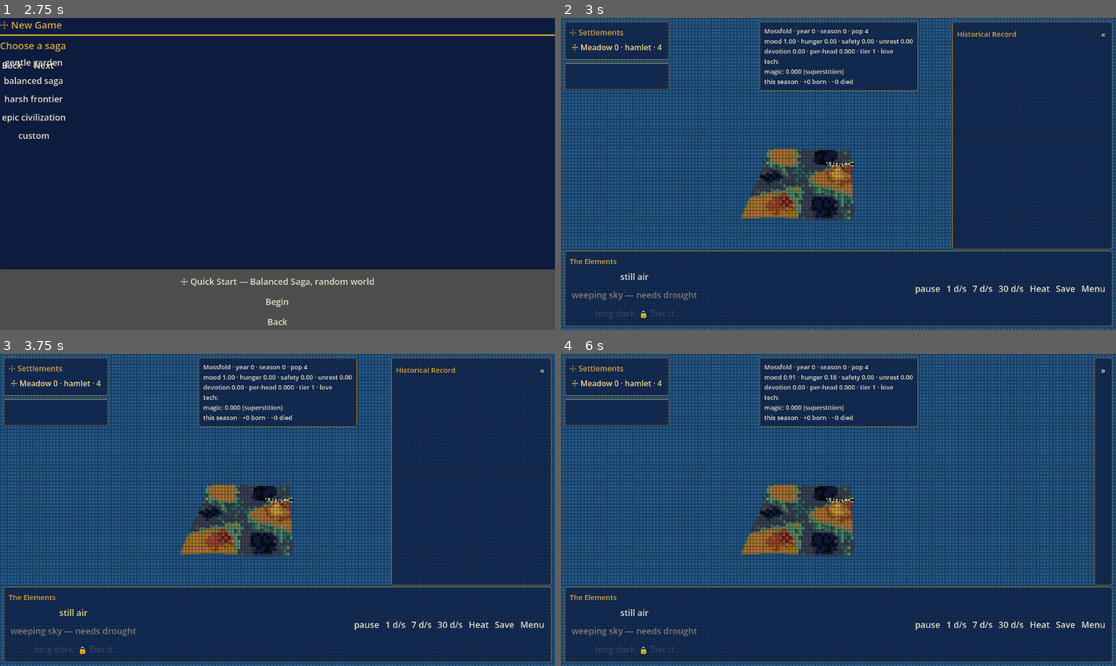
Above: before the commit, frames 1-4 (two rows, left to right).
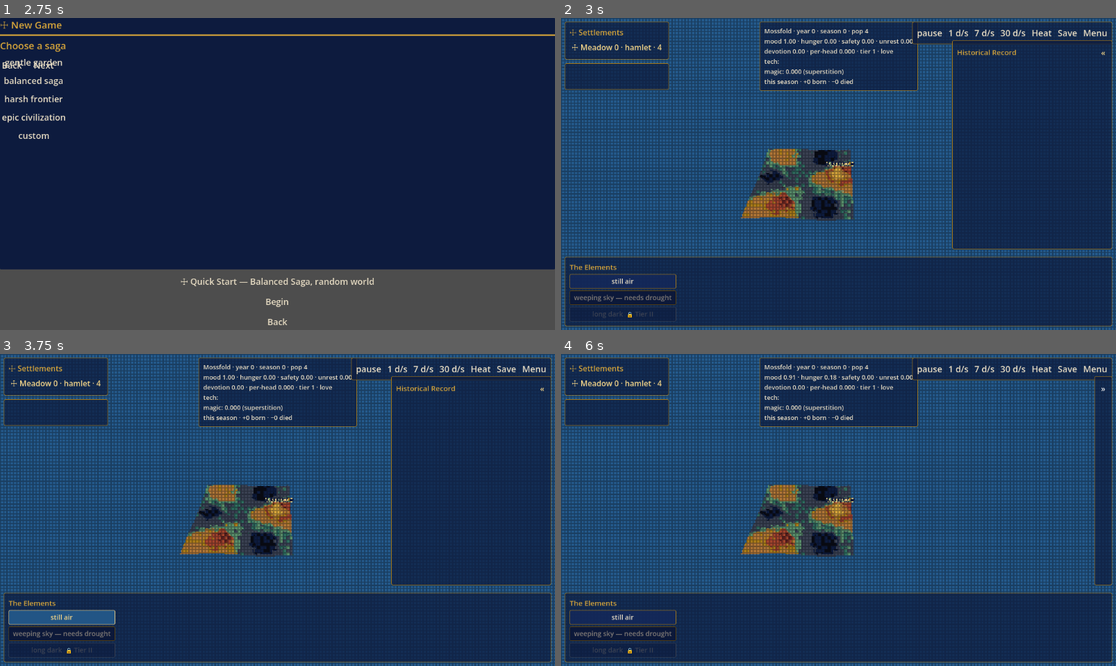
Above: after the commit, the same moments.

Repository: khuzul2/gnome-colony
Game: Godot game, scene res://presentation/main.tscn
Same seed, same stepped clock (60 frames per second), same inputs: the game is played once before the commit and once after it.
Inputs:
- Up to frame 1 (2.75 s): click "Load Game" at 0.5 s; click "Back" at 1.25 s; click "New Game" at 2 s
- Up to frame 2 (3 s): click "☩ Quick Start — Balanced Saga…" at 2.75 s
- Up to frame 3 (3.75 s): click "still air" at 3.5 s
- Up to frame 4 (6 s): click "weeping sky — needs drought" at 4.25 s; click "☩ Meadow 0 · hamlet · 4" at 5 s; click "«" at 5.75 s

Frame 1 is identical in both runs. In frame 2, 4.6% of the frame differs, in the area x 0-100%, y 1-97%; in frame 3, 5.3%; in frame 4, 6.0%.

Commit message:
HUD: fix broken casting + proper action bar (buttons, hints, controls split out)
CRITICAL regression fix: the anchored HUD made screens["run"] full-rect, and a
Control defaults to MOUSE_FILTER_STOP — so the run screen swallowed every click
before RunView._unhandled_input could world-target, making the game unplayable
(no act could be cast). screens["run"] is now MOUSE_FILTER_IGNORE so open-ground
clicks fall through while the HUD panes still consume their own. Guarded by a
test (steering-broken regression).

HUD reorganization (playtest feedback 2026-07-06):
- Action bar is now ACTS ONLY. Each act is a real bordered Ravenna button
  (RavennaUI.skin_action_button — gold-edged tessera, gold-lit on hover, slate
  when locked) instead of flat text, so every action reads as its own button.
- Each act button gains a diegetic hover hint (InfluencePanel.ACT_HINTS) saying
  what the deed DOES, then its status (tier lock / precondition / ready).
- The pace/heat/save/menu system controls move OUT of the action bar into a
  dedicated top-right control strip (HudFrame.control_strip); the Historical
  Record drops below it. Palette gains DEEP_LAPIS/MID_BLUE aliases.

Affected suites green (62/62 incl. the casting guard), lint clean, run_view under
the 1000-line cap. sim/ untouched.

Co-Authored-By: Claude Opus 4.8 <noreply@anthropic.com>

Diff:
--- a/presentation/render/palette.gd
+++ b/presentation/render/palette.gd
@@ -29,6 +29,8 @@
 
 ## Named indices the render code references by role (readability only).
 const NIGHT_LAPIS := 0
+const DEEP_LAPIS := 1
+const MID_BLUE := 2
 const GOLD_DEEP := 6
 const GOLD := 7
 const GOLD_LIT := 8
--- a/presentation/shell/game_shell.gd
+++ b/presentation/shell/game_shell.gd
@@ -344,6 +344,12 @@
 	# The run screen hosts the anchored HUD frame [user request 2026-07-06], so it
 	# must fill the viewport for the HUD's edge-anchored panes to land correctly.
 	screens["run"].set_anchors_and_offsets_preset(Control.PRESET_FULL_RECT)
+	# CRITICAL [regression fix 2026-07-06]: a full-rect Control defaults to
+	# MOUSE_FILTER_STOP, which would swallow EVERY click over the whole screen —
+	# killing world-targeting so no act can ever be cast (the HUD redesign's
+	# steering-broken regression). IGNORE lets clicks on open ground fall through to
+	# RunView._unhandled_input; the HUD panes (descendants) still consume their own.
+	screens["run"].mouse_filter = Control.MOUSE_FILTER_IGNORE
 	for key in screens:
 		if screens[key].get_parent() == null:
 			_ui.add_child(screens[key])
--- a/presentation/ui/hud/hud_frame.gd
+++ b/presentation/ui/hud/hud_frame.gd
@@ -19,6 +19,9 @@
 ## Historical Record doesn't run under it. A presentation estimate (the bar's
 ## height is dynamic); the panes are translucent so a small overlap is harmless.
 const ACTION_CLEAR := 168.0
+## Vertical clearance the Historical Record leaves at the top for the control strip
+## (pause/speed/save/menu), which shares the top-right corner. Presentation number.
+const CONTROL_CLEAR := 46.0
 
 ## The collapsible Historical Record — the frame owns it; RunView reads .feed.
 var history: HistoryPanel
@@ -30,6 +33,9 @@
 var _stats_slot: VBoxContainer
 var _left_slot: VBoxContainer
 var _action_slot: HBoxContainer
+## The top-right system-control strip [user request 2026-07-06]: pace/save/menu live
+## HERE, so the bottom action bar is dedicated to phenomenon acts ALONE.
+var _controls_slot: HBoxContainer
 
 
 func _init() -> void:
@@ -40,6 +46,7 @@
 	set_anchors_and_offsets_preset(Control.PRESET_FULL_RECT)
 	_build_left_column()
 	_build_stats_pane()
+	_build_control_strip()
 	_build_history()
 	_build_action_bar()
 	_build_reject_banner()
@@ -69,11 +76,33 @@
 	add_child(pane)
 
 
-## The Historical Record hugs the RIGHT edge at a fixed width, spanning from the top
-## margin down to the action bar's clearance. Both horizontal anchors sit at 1.0 and
-## grow_horizontal = BEGIN, so the pane extends LEFT from the right edge (the default
-## END grow would push it off-screen); offset_left sets the width and the collapse
-## toggle narrows it (HistoryPanel.set_collapsed).
+## The top-right system-control strip [user request 2026-07-06]: game pace, the heat
+## toggle, Save and Menu — deliberately SEPARATE from the action bar so the bottom is
+## acts only. Anchored to the top-right corner, growing left/down into view.
+func _build_control_strip() -> void:
+	var pane := PanelContainer.new()
+	pane.name = "control_strip"
+	RavennaUI.skin_hud_panel(pane, 6.0)
+	pane.anchor_left = 1.0
+	pane.anchor_top = 0.0
+	pane.anchor_right = 1.0
+	pane.anchor_bottom = 0.0
+	pane.grow_horizontal = Control.GROW_DIRECTION_BEGIN
+	pane.grow_vertical = Control.GROW_DIRECTION_END
+	pane.offset_right = -MARGIN
+	pane.offset_top = MARGIN
+	_controls_slot = HBoxContainer.new()
+	_controls_slot.name = "controls_slot"
+	_controls_slot.add_theme_constant_override("separation", int(MARGIN))
+	pane.add_child(_controls_slot)
+	add_child(pane)
+
+
+## The Historical Record hugs the RIGHT edge at a fixed width, spanning from below the
+## control strip down to the action bar's clearance. Both horizontal anchors sit at
+## 1.0 and grow_horizontal = BEGIN, so the pane extends LEFT from the right edge (the
+## default END grow would push it off-screen); offset_left sets the width and the
+## collapse toggle narrows it (HistoryPanel.set_collapsed).
 func _build_history() -> void:
 	history = HistoryPanel.new()
 	history.anchor_left = 1.0
@@ -83,7 +112,7 @@
 	history.grow_horizontal = Control.GROW_DIRECTION_BEGIN
 	history.offset_left = -HistoryPanel.EXPANDED_WIDTH
 	history.offset_right = -MARGIN
-	history.offset_top = MARGIN
+	history.offset_top = CONTROL_CLEAR
 	history.offset_bottom = -ACTION_CLEAR
 	add_child(history)
 
@@ -136,10 +165,10 @@
 	# until shown; it reads directly over the mosaic.
 	_left_slot.add_child(parts["heatmap"])
 	_stats_slot.add_child(parts["readout"])
-	# The action bar: the acts scroll horizontally in the middle (the toolbox widens
-	# as tiers unlock), the speed/save/menu controls stay pinned to the right. The
-	# InfluencePanel is itself a PanelContainer INSIDE this translucent pane, so its
-	# own ground is cleared (else it would double the opacity) — same as the feed.
+	# The action bar holds ONLY the phenomenon acts [user request 2026-07-06], scrolling
+	# horizontally as the toolbox widens with each tier. The InfluencePanel is itself a
+	# PanelContainer INSIDE this translucent pane, so its own ground is cleared (else it
+	# would double the opacity) — same as the feed.
 	var influence: Control = parts["influence"]
 	if influence is PanelContainer:
 		influence.add_theme_stylebox_override("panel", RavennaUI.clear_style())
@@ -149,7 +178,8 @@
 	scroll.size_flags_horizontal = Control.SIZE_EXPAND_FILL
 	scroll.add_child(influence)
 	_action_slot.add_child(scroll)
-	_action_slot.add_child(parts["controls"])
+	# The pace/heat/save/menu controls live in the top-right strip, NOT the action bar.
+	_controls_slot.add_child(parts["controls"])
 
 
 ## Re-skin a HUD component into the translucent pane register so its own opaque
--- a/presentation/ui/influence_panel.gd
+++ b/presentation/ui/influence_panel.gd
@@ -37,6 +37,28 @@
 }
 ## Devotion tiers as numerals, for the lock label [R7.1].
 const TIER_NUMERALS := ["", "I", "II", "III", "IV", "V", "VI"]
+## A brief, diegetic hover hint per act [user request 2026-07-06] — what the god-
+## deed DOES, in the game's register. Presentation flavor (sim/ stays pure); the
+## §18 catalog `mundane` line is the non-believer's cover, this is the intent.
+const ACT_HINTS := {
+	"still_air": "Becalm the winds — an eerie, unnatural stillness over the land.",
+	"weeping_sky": "Send rain to break a drought and green the fields (a mercy that can flood).",
+	"long_dark": "Veil the sun — a long, cold, hungry season across the whole region.",
+	"ground_remembers": "Stir the earth to give up what it holds — old bones, ore, buried memory.",
+	"standing_stones": "Raise stones that were always there — a place of shelter and quiet wonder.",
+	"the_swallowing": "Open the ground beneath a built place and swallow it whole.",
+	"landslide": "Loose a slope — burying what stood there, baring what lay beneath.",
+	"the_quickening": "Quicken the fields to a bountiful year (abundance that exhausts the soil).",
+	"the_blight": "Rot the crops where they stand — hunger follows the harvest.",
+	"wrongness_blood":
+	"Loose a sickness through a crowded settlement — a fever that thins the living.",
+	"coming_herd": "Draw game from the wilds — a season of plenty at the frontier.",
+	"thing_in_dark": "Send a predator out of the wilds to stalk the edge of the world.",
+	"birds_silent": "Still the birds — a silent, ill-omened day the flock will not forget.",
+	"shared_dream":
+	"Send one dream to a whole settlement — a strange night that may harden into a rite.",
+	"day_twice": "Make the day break twice — an impossible wonder that breaks minds and creeds.",
+}
 
 ## act id → Button; category int → its container. Public for the tests
 ## and for the input layer to decorate.
@@ -73,7 +95,7 @@
 		var button := Button.new()
 		button.name = id
 		button.text = id.replace("_", " ")
-		RavennaUI.skin_button(button)
+		RavennaUI.skin_action_button(button)
 		button.pressed.connect(arm.bind(id))
 		category_boxes[def["category"]].add_child(button)
 		buttons[id] = button
@@ -185,7 +207,14 @@
 	return "%s — needs %s" % [label, req.replace("_", " ")] if req != "" else label
 
 
+## The hover hint [user request 2026-07-06]: what the act DOES, then its status
+## (locked tier / precondition / ready) on the next line.
 func _act_tooltip(act_id: String) -> String:
+	var hint: String = ACT_HINTS.get(act_id, act_id.replace("_", " "))
+	return "%s\n\n%s" % [hint, _act_status(act_id)]
+
+
+func _act_status(act_id: String) -> String:
 	if not unlocked(act_id):
 		return "Locked — reach %s. Deepen the flock's devotion." % _tier_label(act_id)
 	var req := _precondition(act_id)
--- a/presentation/ui/ravenna_ui.gd
+++ b/presentation/ui/ravenna_ui.gd
@@ -59,6 +59,46 @@
 	return StyleBoxEmpty.new()
 
 
+## One filled, bordered tessera-style box for an action button state.
+static func _action_box(bg: int, bg_alpha: float, border: int) -> StyleBoxFlat:
+	var style := StyleBoxFlat.new()
+	var fill: Color = Palette.COLORS[bg]
+	fill.a = bg_alpha
+	style.bg_color = fill
+	style.set_corner_radius_all(2)
+	style.set_border_width_all(1)
+	style.border_color = Palette.COLORS[border]
+	style.content_margin_left = 9.0
+	style.content_margin_right = 9.0
+	style.content_margin_top = 5.0
+	style.content_margin_bottom = 5.0
+	return style
+
+
+## Skin a phenomenon ACT button [user request 2026-07-06]: a real, distinct
+## gold-edged tessera (not flat text) so each act reads as its own button, gold-lit
+## on hover, dimmed-with-a-slate-edge when tier-locked. Cream label, gold on press.
+static func skin_action_button(button: Button) -> void:
+	button.add_theme_font_size_override("font_size", 14)
+	button.add_theme_color_override("font_color", Palette.COLORS[Palette.CREAM])
+	button.add_theme_color_override("font_hover_color", Palette.COLORS[Palette.GOLD_LIT])
+	button.add_theme_color_override("font_pressed_color", Palette.COLORS[Palette.GOLD])
+	button.add_theme_color_override("font_disabled_color", Palette.COLORS[Palette.SLATE_GREY])
+	button.add_theme_stylebox_override(
+		"normal", _action_box(Palette.DEEP_LAPIS, 0.85, Palette.GOLD_DEEP)
+	)
+	button.add_theme_stylebox_override(
+		"hover", _action_box(Palette.MID_BLUE, 0.9, Palette.GOLD_LIT)
+	)
+	button.add_theme_stylebox_override(
+		"pressed", _action_box(Palette.GOLD_DEEP, 0.85, Palette.GOLD)
+	)
+	button.add_theme_stylebox_override(
+		"disabled", _action_box(Palette.NIGHT_LAPIS, 0.55, Palette.SLATE_GREY)
+	)
+	button.add_theme_stylebox_override("focus", StyleBoxEmpty.new())
+
+
 ## Skin a Control as a full-bleed night-lapis ground (a PanelContainer wrapper the
 ## caller fills). Returns the wrapper; add content to it.
 static func ground() -> PanelContainer:
--- a/test/test_game_shell.gd
+++ b/test/test_game_shell.gd
@@ -170,6 +170,20 @@
 		"the HUD lives in the run screen so show_screen governs it"
 	)
 	assert_eq(shell.run_view.puppet_count(), 4, "the band is on stage")
+	# [regression fix 2026-07-06] The full-rect run screen must pass mouse events
+	# through, or it swallows every click before RunView._unhandled_input sees it —
+	# world-targeting dies and NO act can be cast (the steering-broken regression). The
+	# HUD panes (its descendants) still consume their own clicks.
+	assert_eq(
+		shell.screens["run"].mouse_filter,
+		Control.MOUSE_FILTER_IGNORE,
+		"open-ground clicks fall through to the world picker, not the run screen"
+	)
+	assert_eq(
+		shell.run_view.hud.mouse_filter,
+		Control.MOUSE_FILTER_IGNORE,
+		"…and through the HUD frame too"
+	)
 	shell.close_run_to_menu()
 	assert_null(shell.run_view, "leaving the run drops its view")
 
--- a/test/test_hud_layout.gd
+++ b/test/test_hud_layout.gd
@@ -41,6 +41,7 @@
 	var frame := _frame()
 	assert_not_null(frame.get_node("stats_panel"), "a top-centre stats pane")
 	assert_not_null(frame.get_node("action_panel"), "a bottom action bar")
+	assert_not_null(frame.get_node("control_strip"), "a top-right system-control strip")
 	assert_not_null(frame.get_node("left_column"), "a top-left column")
 	assert_not_null(frame.history, "a right-side Historical Record")
 	assert_not_null(frame.reject_label, "a refusal banner")
@@ -101,9 +102,16 @@
 		)
 	)
 	assert_eq(readout.get_parent().name, "stats_slot", "the readout fills the stats pane")
-	assert_eq(frame.find_child("controls", true, false), controls, "the controls are on the bar")
+	# The pace/save/menu controls live in the top-right strip, NOT the action bar, which
+	# is dedicated to the acts alone [user request 2026-07-06].
+	assert_eq(controls.get_parent().name, "controls_slot", "the controls sit in the control strip")
 	assert_true(
-		influence.get_parent() is ScrollContainer, "the acts scroll horizontally on the bar"
+		influence.get_parent() is ScrollContainer, "the acts scroll horizontally on the action bar"
+	)
+	assert_eq(
+		influence.get_parent().get_parent().name,
+		"action_slot",
+		"…and the acts are the only thing on the action bar"
 	)
 	assert_eq(roster.get_parent().name, "left_column", "the roster leads the left column")
 	assert_eq(aftermath.get_parent().name, "left_column", "…with the act hindsight beneath it")
